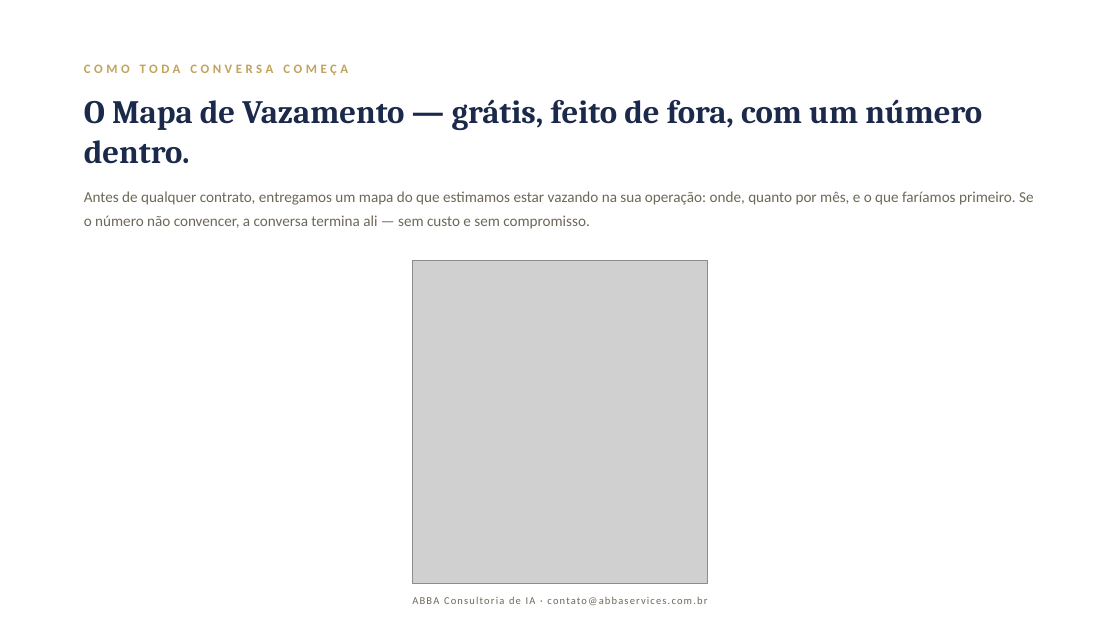
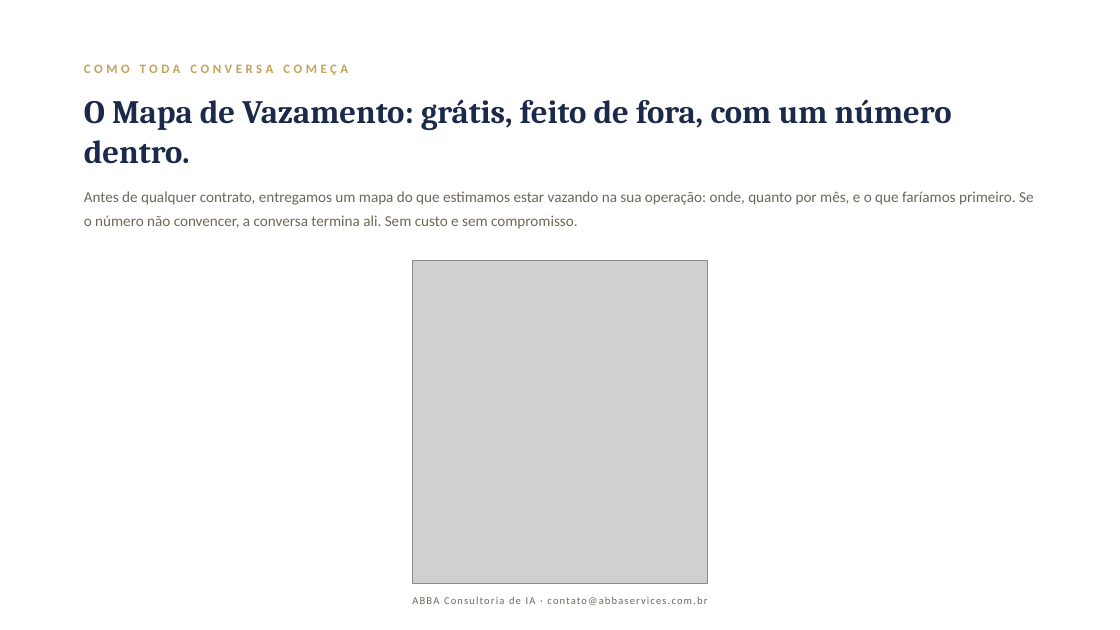
Before and after one commit to DanielMoraesCoca/abba-ops, a slide deck: slide 6 of 08-materiais/modelos/abba-deck-institucional.pptx (slide 4 before the commit). Drawn at 1120x630 pixels with LibreOffice and Linux fonts; fonts in the diff are those of the drawing; grey boxes stand for pictures. Boxes give left, top, right and bottom in pixels: in the first picture for what was removed or moved away, otherwise in the second. Text is boxed around its words. In the diff, an @@ line names an element or a change of style, - is before the commit and + after.

```diff
--- a/08-materiais/modelos/abba-deck-institucional.pptx
+++ b/08-materiais/modelos/abba-deck-institucional.pptx
@@ text at [84, 99, 952, 164]: text changed @@
-O Mapa de Vazamento — grátis, feito de fora, com um número dentro.
+O Mapa de Vazamento: grátis, feito de fora, com um número dentro.
@@ text at [84, 191, 1034, 229]: text changed @@
-Antes de qualquer contrato, entregamos um mapa do que estimamos estar vazando na sua operação: onde, quanto por mês, e o que faríamos primeiro. Se o número não convencer, a conversa termina ali — sem custo e sem compromisso.
+Antes de qualquer contrato, entregamos um mapa do que estimamos estar vazando na sua operação: onde, quanto por mês, e o que faríamos primeiro. Se o número não convencer, a conversa termina ali. Sem custo e sem compromisso.
```
Also in this commit, not shown: 8 other slides changed, 3 slides added, 3 slides removed, 18 other files.
